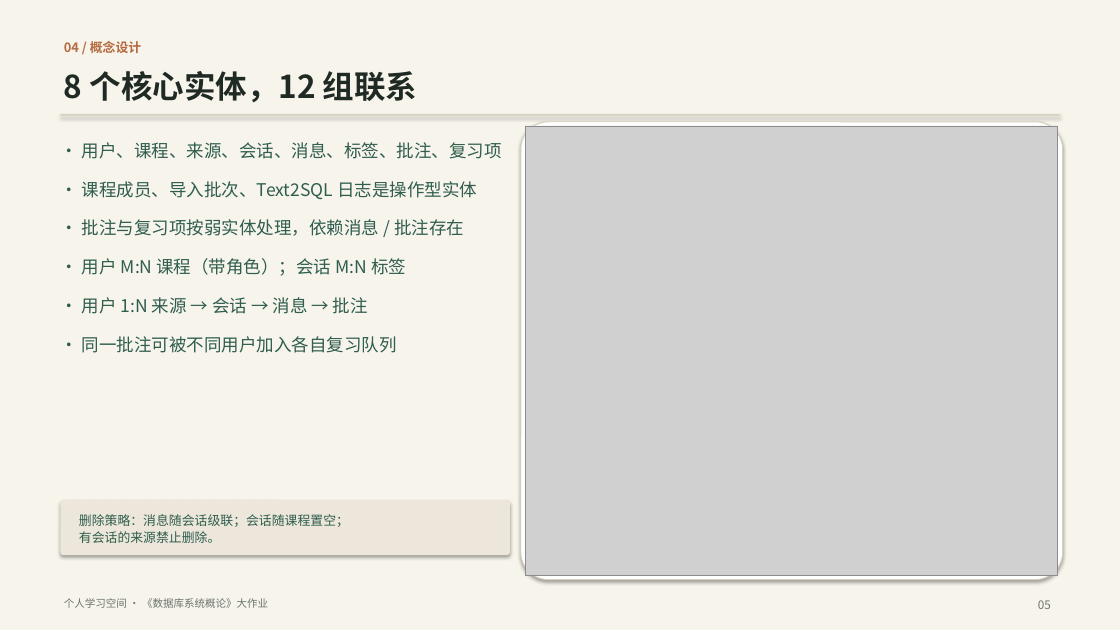
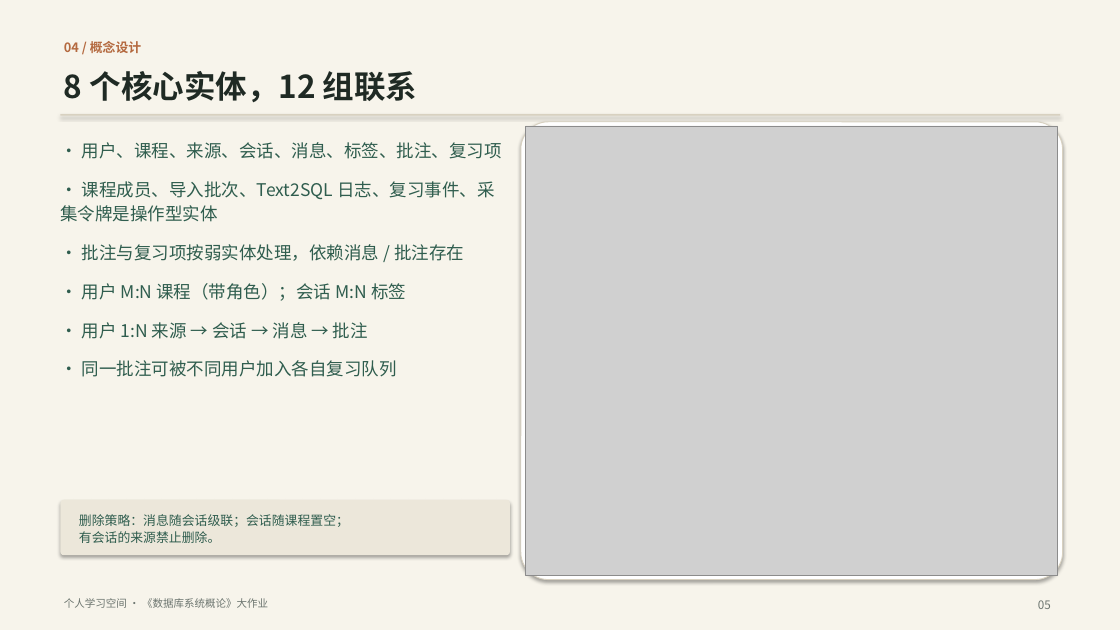
Before and after one commit to ycl-berserk/2026Database, a slide deck: slide 5 of docs/汇报.pptx. Drawn at 1120x630 pixels with LibreOffice and Linux fonts; fonts in the diff are those of the drawing; grey boxes stand for pictures. Boxes give left, top, right and bottom in pixels: in the first picture for what was removed or moved away, otherwise in the second. Text is boxed around its words. In the diff, an @@ line names an element or a change of style, - is before the commit and + after.

```diff
--- a/docs/汇报.pptx
+++ b/docs/汇报.pptx
@@ text at bbox=[60, 181, 494, 222]: text changed @@
-• 课程成员、导入批次、Text2SQL 日志是操作型实体
+• 课程成员、导入批次、Text2SQL 日志、复习事件、采集令牌是操作型实体
```
Also in this commit, not shown: 7 other slides changed, 46 other files.
